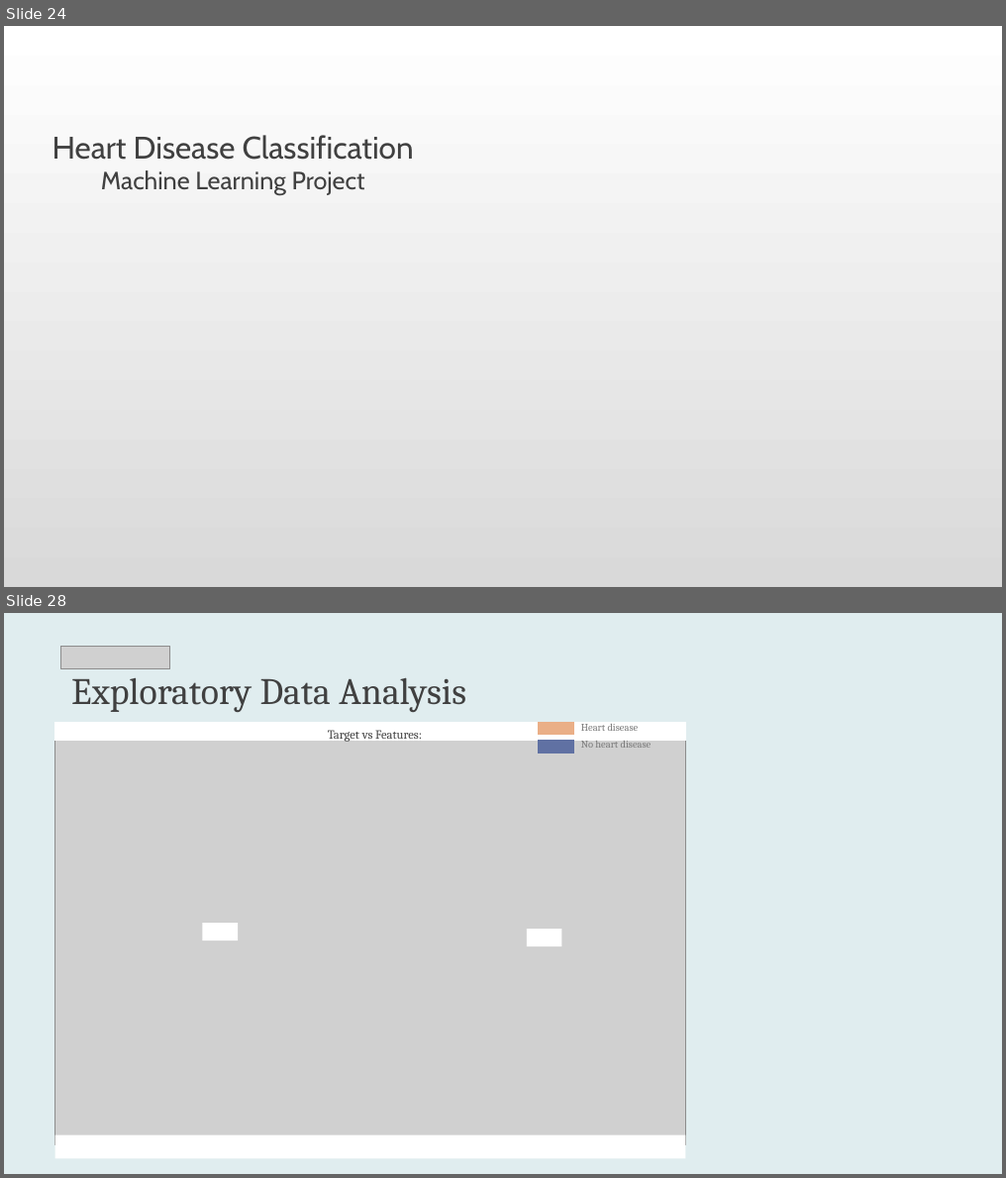
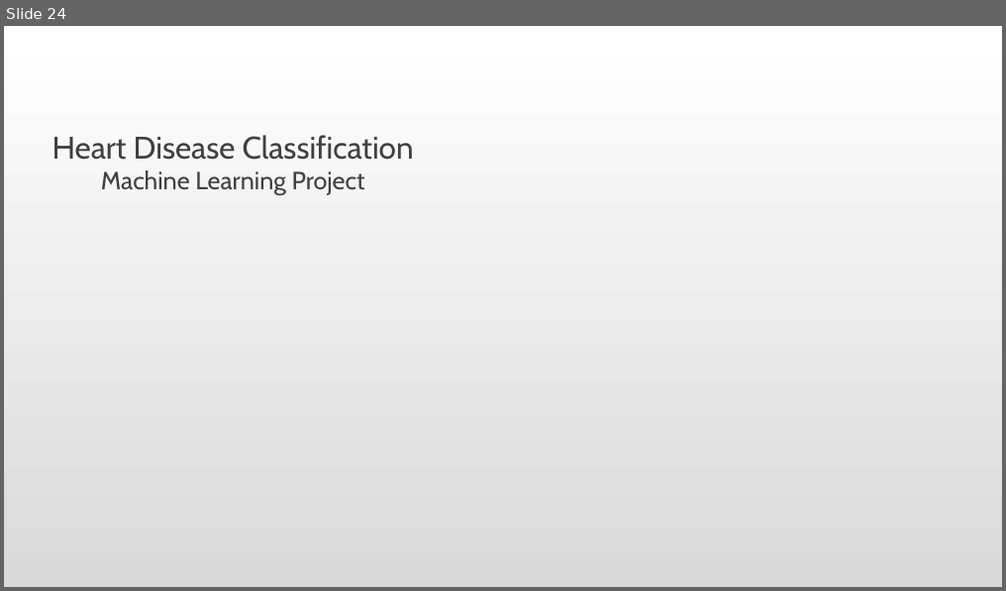
Before and after one commit to Kasia314/Project-4-HeartDiseaseClassification, a slide deck: Heart Disease Project.pptx. Shown one above the other, each under a label of ours: slides 24 and 28 before the commit, slide 24 after it; the slides between them are not shown. The pictures are 1006x1178 and 1006x591 pixels, drawn with LibreOffice and Linux fonts; fonts in the diff are those of the drawing; grey boxes stand for pictures; background and template pictures are left out. Boxes give left, top, right and bottom in pixels: in the first picture for what was removed or moved away, otherwise in the second. Text is boxed around its words. In the diff, an @@ line names an element or a change of style, - is before the commit and + after.

```diff
--- a/Heart Disease Project.pptx
+++ b/Heart Disease Project.pptx
@@ slide 28 removed at (4,613,1002,1174), background #E0EDEF @@
@@ picture removed at (60,646,170,668) @@
@@ text removed at (71,677,466,712) @@
-Exploratory Data Analysis
@@ rectangle removed at (54,723,686,741) @@
@@ text removed at (328,730,422,742) @@
-Target vs Features:
@@ rectangle removed at (539,723,573,735) @@
@@ text removed at (581,724,639,731) @@
-Heart disease
@@ picture removed at (54,741,686,1146) @@
@@ rectangle removed at (539,741,573,753) @@
@@ text removed at (581,739,651,748) @@
-No heart disease
@@ rectangle removed at (202,923,238,941) @@
@@ rectangle removed at (527,929,561,947) @@
@@ rectangle removed at (54,1136,686,1158) @@
```
Also in this commit, not shown: 3 other slides removed.
